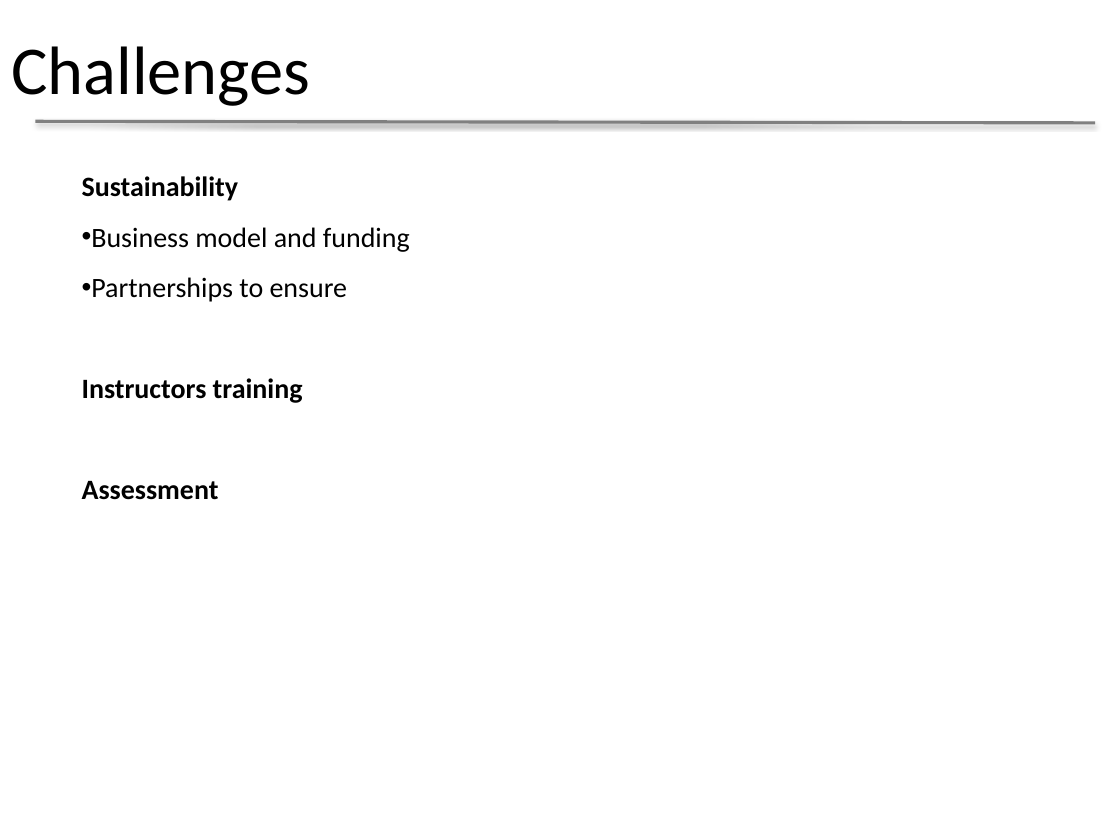
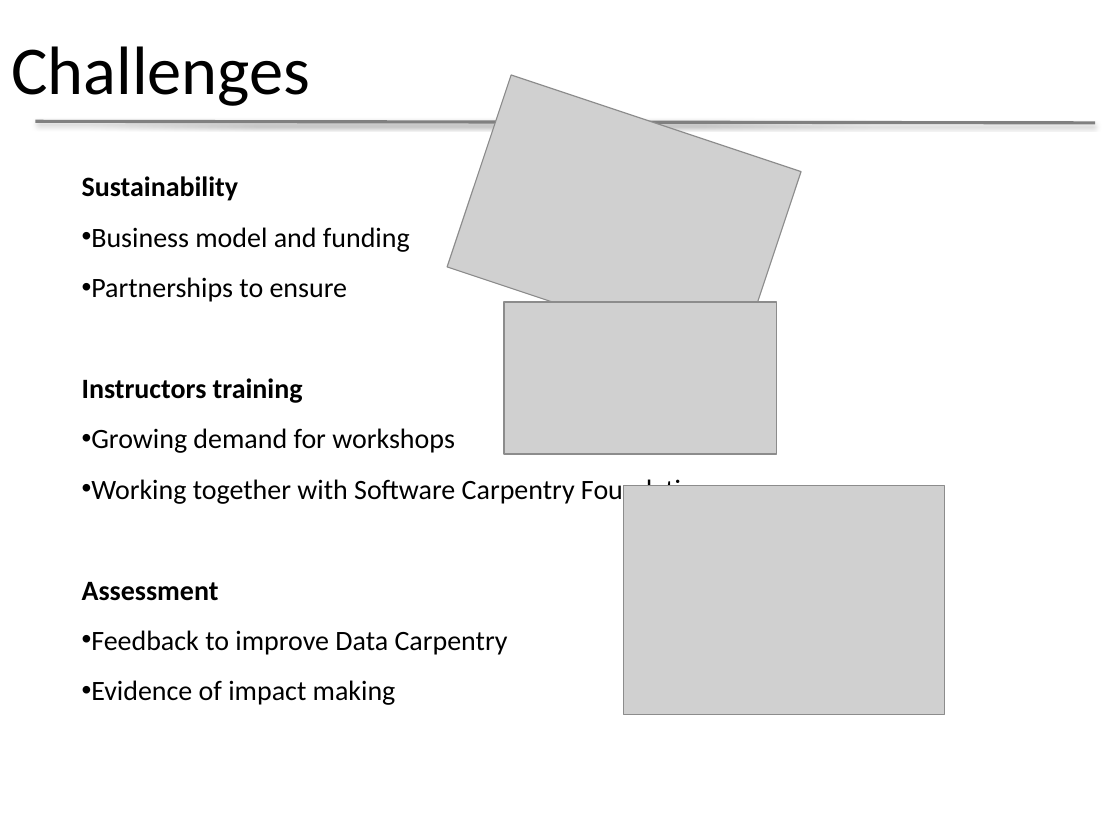
Before and after one commit to datacarpentry/presentations, a slide deck: slide 7 of IDCC2015_Data_Carpentry.pptx. Drawn at 1120x840 pixels with LibreOffice and Linux fonts; fonts in the diff are those of the drawing; grey boxes stand for pictures; background and template pictures are left out. Boxes give left, top, right and bottom in pixels: in the first picture for what was removed or moved away, otherwise in the second. Text is boxed around its words. In the diff, an @@ line names an element or a change of style, - is before the commit and + after.

Commit message:
updated slides

```diff
--- a/IDCC2015_Data_Carpentry.pptx
+++ b/IDCC2015_Data_Carpentry.pptx
@@ picture added at bbox=[447, 75, 801, 363] @@
@@ picture added at bbox=[504, 302, 777, 455] @@
@@ text at bbox=[91, 428, 711, 506]: paragraphs added @@
+• Growing demand for workshops
+• Working together with Software Carpentry Foundation
@@ picture added at bbox=[624, 486, 944, 715] @@
@@ text at bbox=[91, 630, 508, 705]: paragraphs added @@
+• Feedback to improve Data Carpentry
+• Evidence of impact making
```
Also in this commit, not shown: 2 other slides changed.
